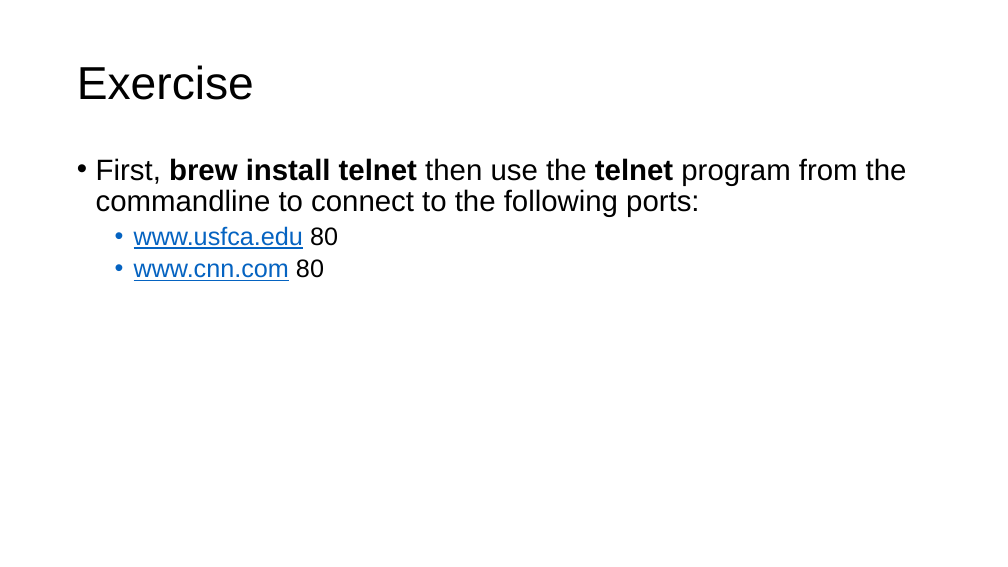
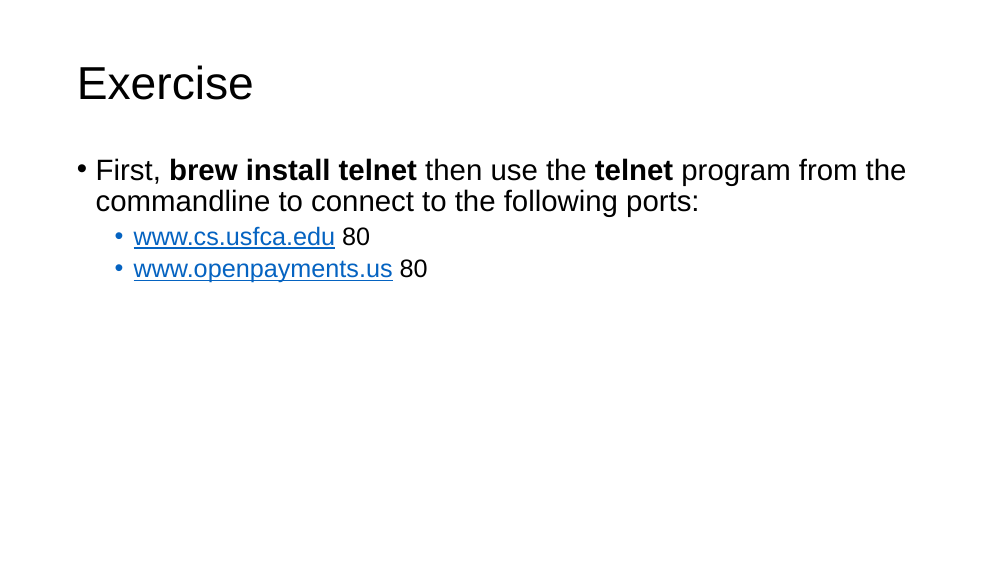
Before and after one commit to parrt/msds692, a slide deck: slide 23 of notes/sockets.pptx. Drawn at 1008x567 pixels with LibreOffice and Linux fonts; fonts in the diff are those of the drawing; background and template pictures are left out. Boxes give left, top, right and bottom in pixels: in the first picture for what was removed or moved away, otherwise in the second. Text is boxed around its words. In the diff, an @@ line names an element or a change of style, - is before the commit and + after.

Commit message:
tweak

```diff
--- a/notes/sockets.pptx
+++ b/notes/sockets.pptx
@@ text at (134,226,428,283): text changed @@
-  • www.usfca.edu 80
-  • www.cnn.com 80
+  • www.cs.usfca.edu 80
+  • www.openpayments.us 80
```
